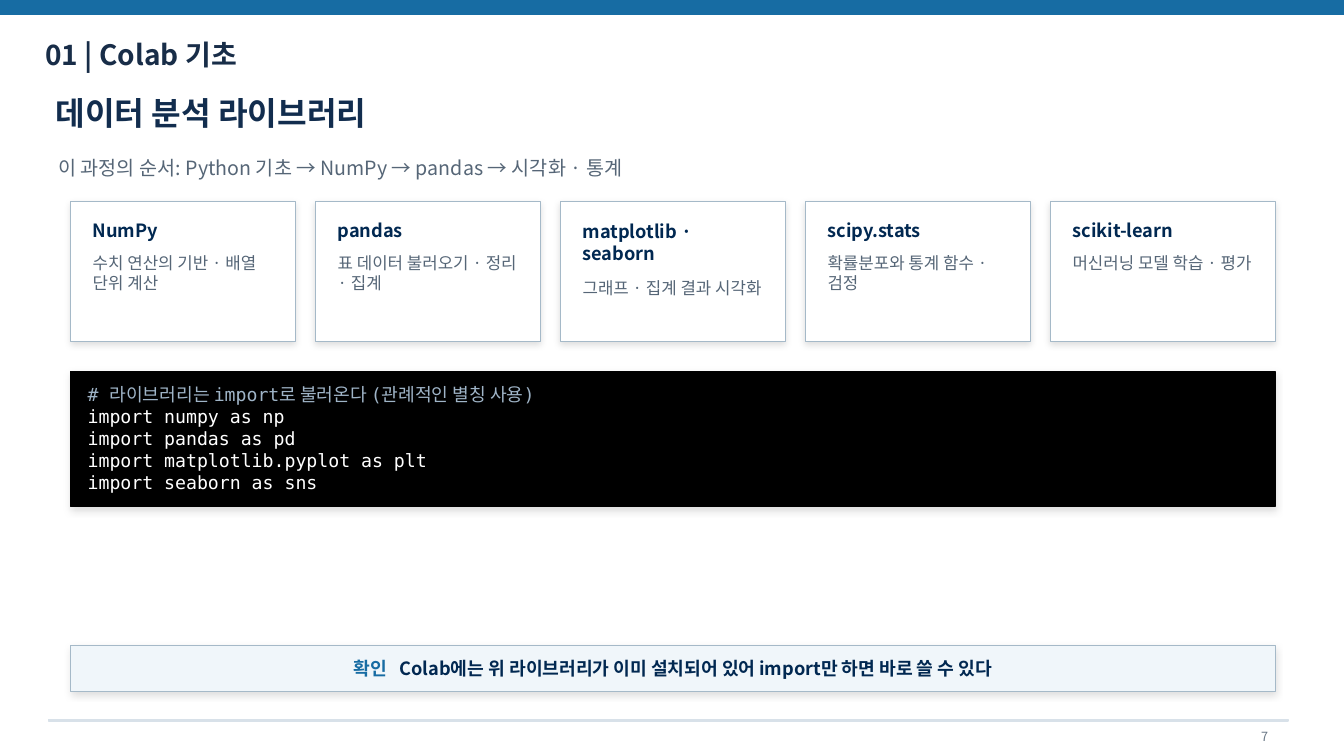
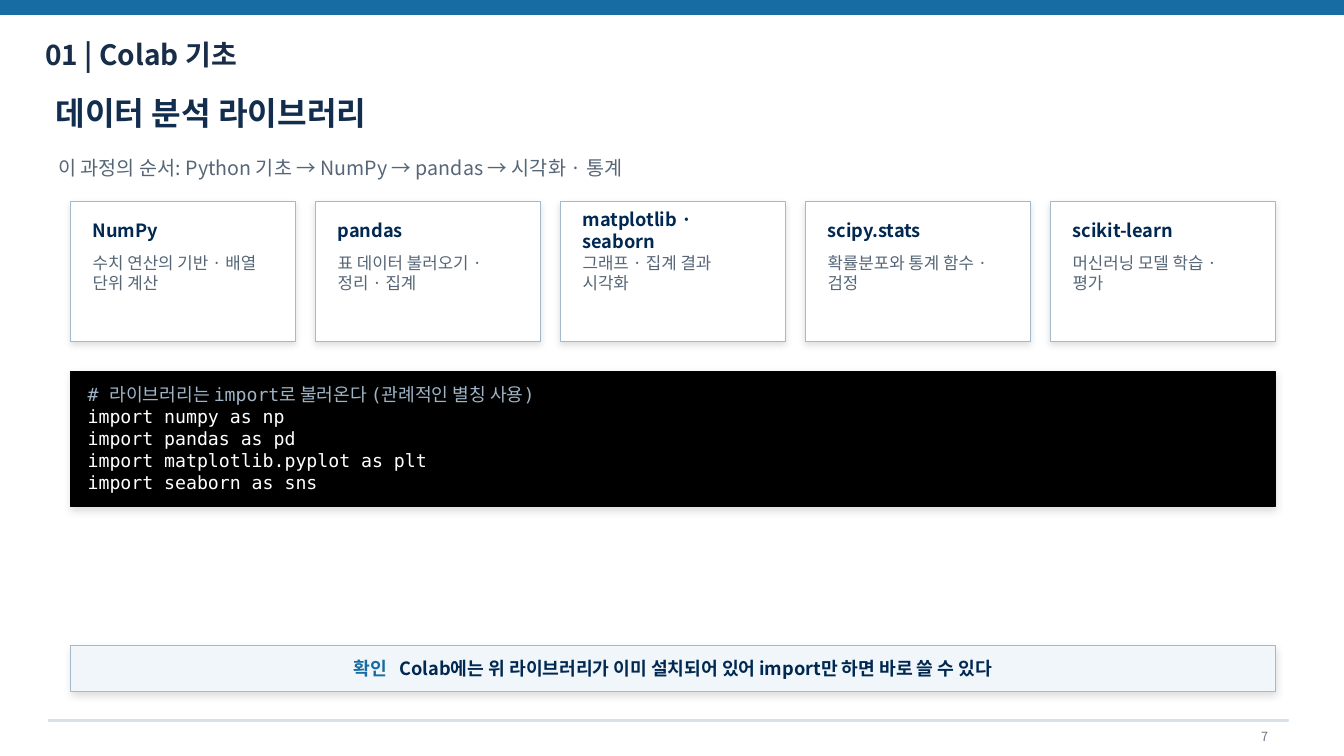
Before and after one commit to yangyuzz/HD_prepare, a slide deck: slide 7 of 양유진 교안/파이썬/01. 코랩 및 기초문법 - 클로드 작성 지피티 검수 요/DAY1_Colab_Python_기초.pptx. Drawn at 1344x756 pixels with LibreOffice and Linux fonts; fonts in the diff are those of the drawing. Boxes give left, top, right and bottom in pixels: in the first picture for what was removed or moved away, otherwise in the second. Text is boxed around its words. In the diff, an @@ line names an element or a change of style, - is before the commit and + after.

```diff
--- a/양유진 교안/파이썬/01. 코랩 및 기초문법 - 클로드 작성 지피티 검수 요/DAY1_Colab_Python_기초.pptx
+++ b/양유진 교안/파이썬/01. 코랩 및 기초문법 - 클로드 작성 지피티 검수 요/DAY1_Colab_Python_기초.pptx
@@ text "matplotlib · seaborn": place and size @@
-text "matplotlib · seaborn" at [583,223,677,261]
+text "matplotlib · seaborn" at [583,211,677,249]
@@ text "표 데이터 불러오기 · 정리 ..." rewrapped from [338,255,517,291] to [338,255,469,291] @@
@@ text "그래프 · 집계 결과 시각화" rewrapped from [583,280,761,296] to [583,255,712,291] @@
@@ text "머신러닝 모델 학습 · 평가" rewrapped from [1073,255,1252,271] to [1073,255,1204,291] @@
```
Also in this commit, not shown: 4 other slides changed, 19 other files.
